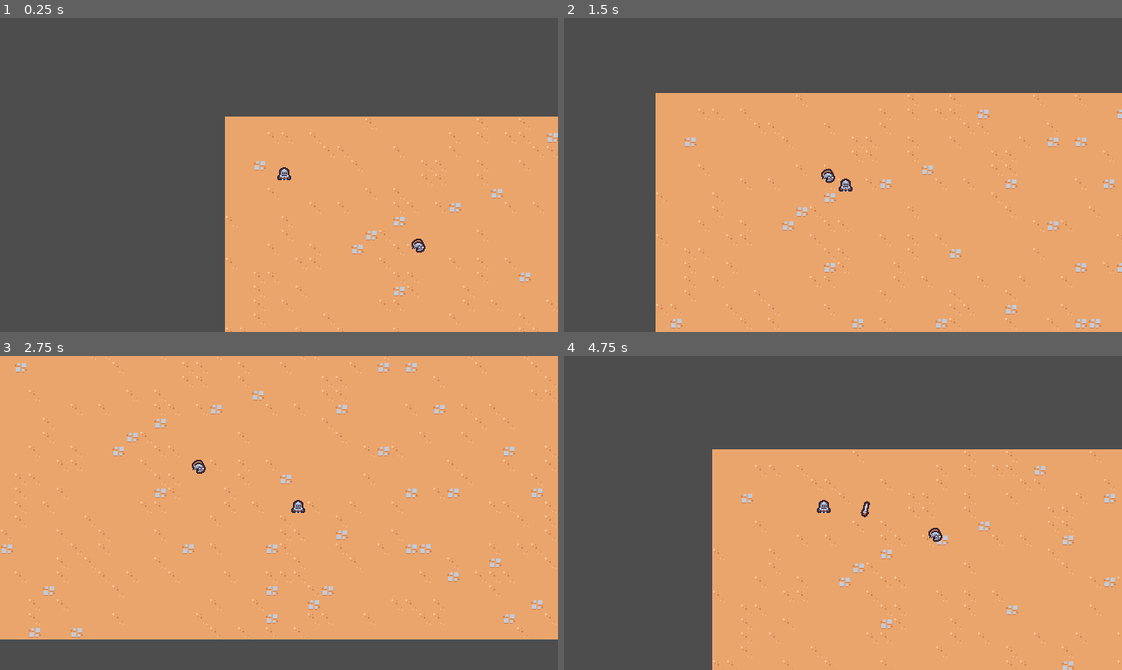
Above: before the commit, frames 1-4 (two rows, left to right).
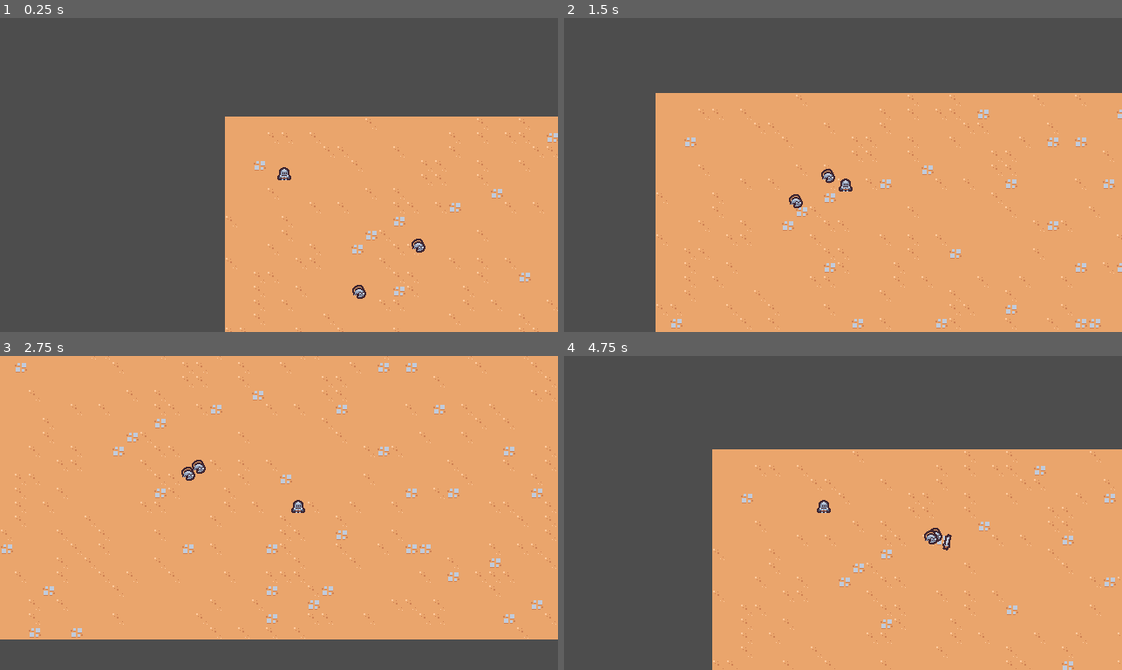
Above: after the commit, the same moments.

Repository: SugarF0x/2D-survivor-course
Game: Godot game, scene res://scenes/main/main.tscn
Two runs of this game, one before a commit and one after it. Both use one fixed random seed, a clock stepped at 60 frames per second and the inputs below.
Inputs:
- Up to frame 1 (0.25 s): no input
- Up to frame 2 (1.5 s): hold D (move_right) 0.53-1.28 s; hold S (move_down) from 1.28 s (still down)
- Up to frame 3 (2.75 s): release S (move_down) at 2.03 s; hold D (move_right) from 2.03 s (still down)
- Up to frame 4 (4.75 s): release D (move_right) at 2.78 s; hold W (move_up) 2.78-3.53 s; hold A (move_left) from 3.53 s (still down)

The runs differ from the first frame. In frame 1, less than 0.1% of the frame differs, in the area x 63-66%, y 85-90%; in frame 2, less than 0.1%; in frame 3, less than 0.1%; in frame 4, 0.2%, in the area x 53-70%, y 46-62%.

Commit message:
spawn sword on enemy

Diff:
--- a/scenes/ability/sword_ability_controller/sword_ability_controller.gd
+++ b/scenes/ability/sword_ability_controller/sword_ability_controller.gd
@@ -1,4 +1,6 @@
 extends Node
+
+const MAX_RANGE = 150
 
 @export var sword_ability: PackedScene
 
@@ -9,8 +11,21 @@
 
 func on_timer_timeout():
 	var player = get_tree().get_first_node_in_group('player') as Node2D
-	if (player == null): return
+	if player == null: return
+
+	var enemies = get_tree().get_nodes_in_group('enemy')
+	enemies = enemies.filter(func(enemy: Node2D):
+		return enemy.global_position.distance_squared_to(player.global_position) < pow(MAX_RANGE, 2)
+	)
+
+	if enemies.size() == 0: return
+
+	enemies.sort_custom(func(a: Node2D, b: Node2D):
+		var a_distance = a.global_position.distance_squared_to(player.global_position)
+		var b_distance = b.global_position.distance_squared_to(player.global_position)
+		return a_distance < b_distance
+	)
 
 	var sword_instance = sword_ability.instantiate() as Node2D
 	player.get_parent().add_child(sword_instance)
-	sword_instance.global_position = player.global_position
+	sword_instance.global_position = enemies[0].global_position
--- a/scenes/basic_enemy/basic_enemy.tscn
+++ b/scenes/basic_enemy/basic_enemy.tscn
@@ -6,7 +6,7 @@
 [sub_resource type="CircleShape2D" id="CircleShape2D_dqvcy"]
 radius = 5.0
 
-[node name="BasicEnemy" type="CharacterBody2D"]
+[node name="BasicEnemy" type="CharacterBody2D" groups=["enemy"]]
 collision_layer = 0
 script = ExtResource("1_tw24d")
 
--- a/scenes/main/main.tscn
+++ b/scenes/main/main.tscn
@@ -19,3 +19,6 @@
 
 [node name="BasicEnemy" parent="." instance=ExtResource("4_2ktso")]
 position = Vector2(239, 161)
+
+[node name="BasicEnemy2" parent="." instance=ExtResource("4_2ktso")]
+position = Vector2(165, 221)
